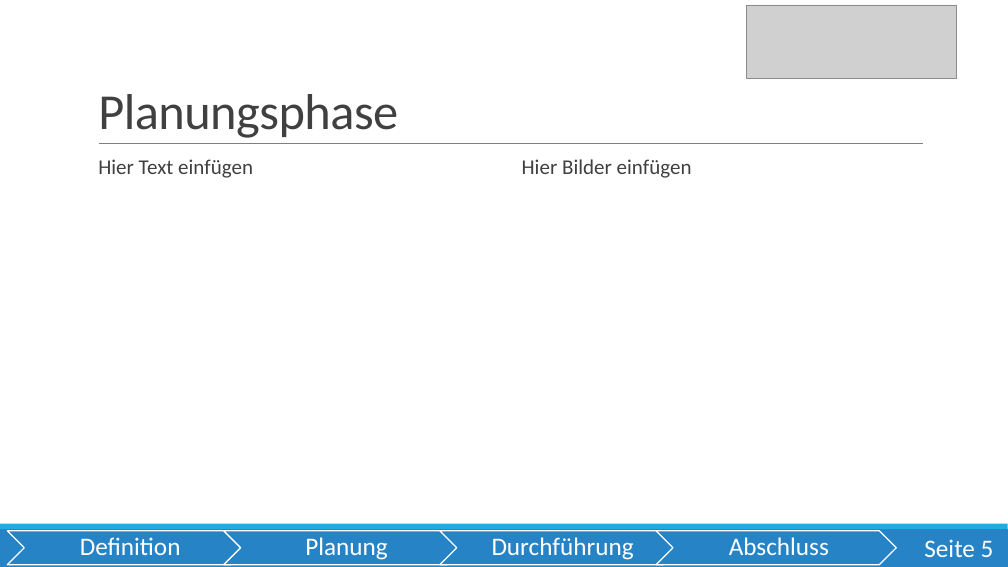
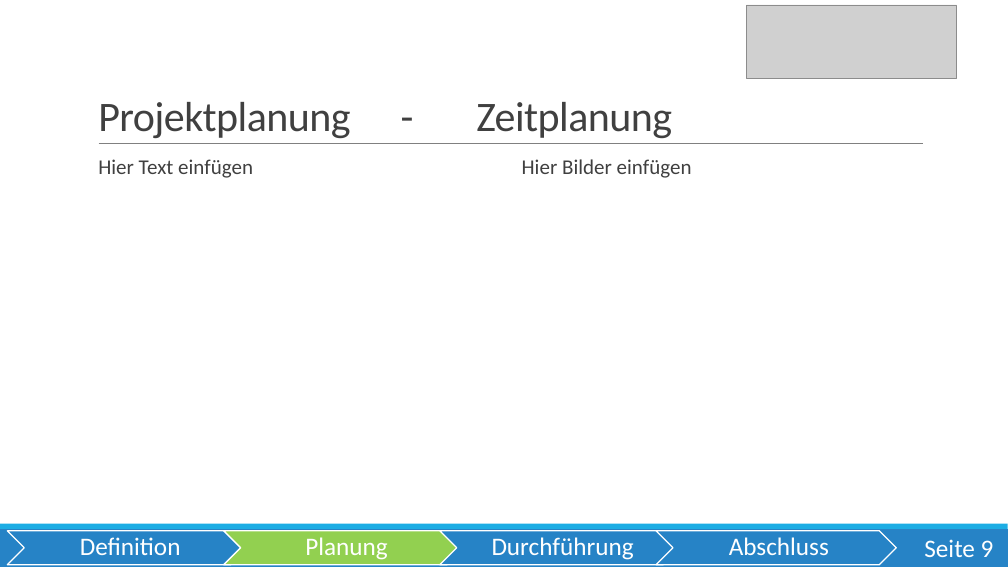
Before and after one commit to OberstufenprojektVOIP/OSP_VOIP, a slide deck: slide 9 of Pr-sentation/Präsentation VoIP Echt.pptx (slide 5 before the commit). Drawn at 1008x567 pixels with LibreOffice and Linux fonts; fonts in the diff are those of the drawing; grey boxes stand for pictures. Boxes give left, top, right and bottom in pixels: in the first picture for what was removed or moved away, otherwise in the second. Text is boxed around its words. In the diff, an @@ line names an element or a change of style, - is before the commit and + after.

```diff
--- a/Pr-sentation/Präsentation VoIP Echt.pptx
+++ b/Pr-sentation/Präsentation VoIP Echt.pptx
@@ title at [98, 102, 672, 138]: text changed; size 48 to 40 pt @@
-Planungsphase
+Projektplanung - Zeitplanung
@@ chevron at [224, 531, 464, 565]: fill #2683C6 to #92D050 @@
@@ page number at [924, 539, 994, 557]: text changed @@
-Seite 5
+Seite 9
```
Also in this commit, not shown: 7 other slides changed, 10 slides added, 1 slide removed.
